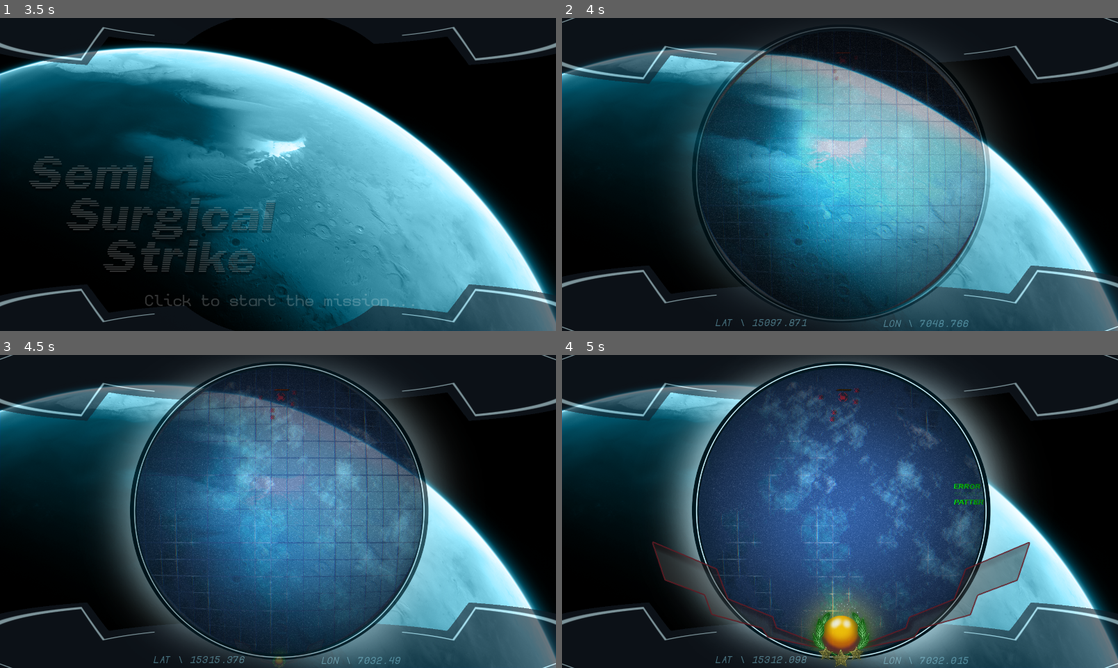
Above: before the commit, frames 1-4 (two rows, left to right).
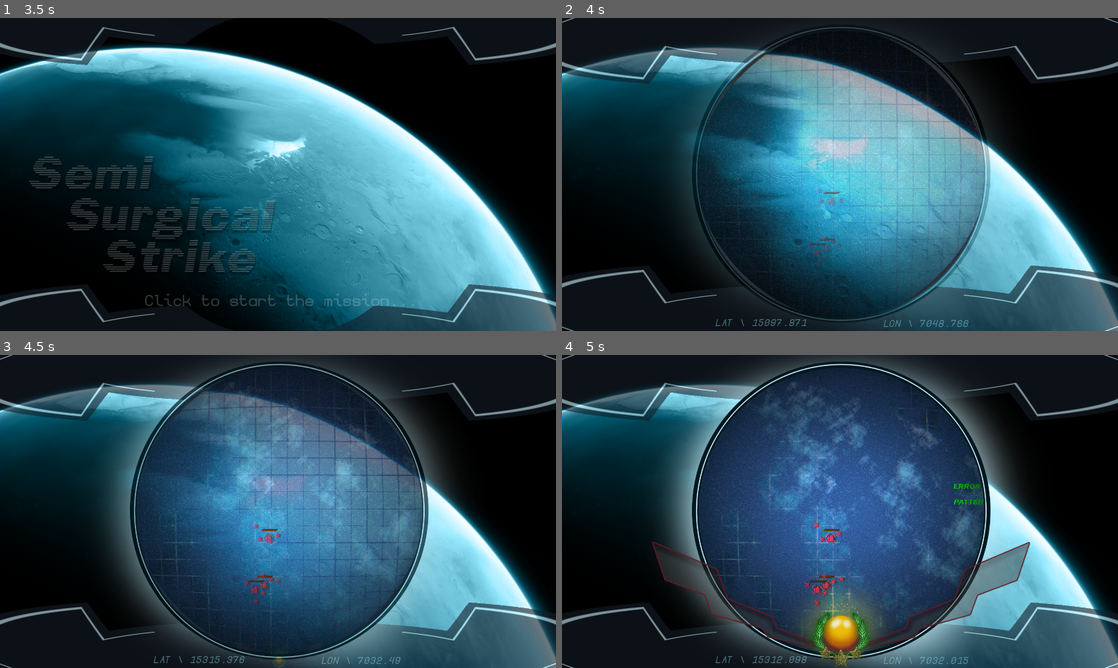
Above: after the commit, the same moments.

Repository: Rheyles/Semi-Surgical-Strike---GMTK2024
Game: Godot game, scene res://Scenes/main/main.tscn
Two runs of this game, one before a commit and one after it. Both use one fixed random seed, a clock stepped at 60 frames per second and the inputs below.
Inputs (mouse positions are in pixels of both pictures, inside the frame that each line leads up to):
- Up to frame 1 (3.5 s): move the mouse to (400, 158) at 0.52 s; click (400, 158) at 0.6 s; move the mouse to (166, 190) at 1.27 s; click (166, 190) at 1.35 s; tap Enter at 2, 2.75 s; move the mouse to (333, 105) at 2.02 s; right-click (333, 105) at 2.1 s; click (333, 105) at 2.3 s; move the mouse to (250, 237) at 2.77 s; tap Mouse wheel down (Rotate_Down) at 2.85 s; click (250, 237) at 3.05 s
- Up to frame 2 (4 s): tap Enter at 3.5 s; move the mouse to (1006, 221) at 3.52 s; tap Mouse wheel up (Rotate_Up) at 3.6 s; click (1006, 221) at 3.8 s
- Up to frame 3 (4.5 s): move the mouse to (444, 558) at 4.27 s; click (444, 558) at 4.35 s
- Up to frame 4 (5 s): no input

Frame 1 is identical in both runs. In frame 2, 0.2% of the frame differs, in the area x 44-53%, y 10-79%; in frame 3, 0.4%; in frame 4, 0.5%, in the area x 43-54%, y 10-81%.

Commit message:
Add weak bug and alien nest

Diff:
--- a/Autoloads/Data.gd
+++ b/Autoloads/Data.gd
@@ -4,7 +4,7 @@
 ## This autoload contains all the constants used along the game
 
 enum TEAMS {ALLY,ENEMY}
-enum UNIT_TYPE {BASE_CITY,BASIC_UNIT}
+enum UNIT_TYPE {BASE_CITY,BASIC_UNIT, ALIEN_NEST, WEAK_BUG}
 
 enum END_TYPE {VICTORY, DEFEAT_BASE, DEFEAT_TIMER}
 
--- a/Autoloads/Game.gd
+++ b/Autoloads/Game.gd
@@ -10,8 +10,8 @@
 
 var freedom_meter = 0
 var stress_meter = 0
-var enemy_killed_dico = {0:{"Type" : "BASE_CITY", "Nb": 0},1:{"Type" : "BASIC_UNIT","Nb" : 0}}
-var allied_killed_dico = {0:{"Type" : "BASE_CITY", "Nb": 0},1:{"Type" : "BASIC_UNIT","Nb" : 0}}
+var enemy_killed_dico = {}
+var allied_killed_dico = {}
 
 var target
 
@@ -32,7 +32,15 @@
 	current_scene = root.get_child(root.get_child_count() -1)
 	current_path = current_scene.scene_file_path
 
+
 ### LOGIC
+
+func init_frag_dicts():
+	for unit_type in DATA.UNIT_TYPE:
+		enemy_killed_dico[DATA.UNIT_TYPE[unit_type]] = {"Type": unit_type,
+														"Nb": 0}
+		allied_killed_dico[DATA.UNIT_TYPE[unit_type]] = {"Type": unit_type,
+														 "Nb": 0}
 
 func check_freedom_meter():
 	if freedom_meter >= win_treshold:
--- a/Scenes/UI/MainUI.gd
+++ b/Scenes/UI/MainUI.gd
@@ -14,6 +14,7 @@
 func _process(_delta):
 	if Input.is_action_just_pressed("Click") and state=="MainMenu" and not $AnimationPlayer.is_playing():
 		state="InGame"
+		GAME.init_frag_dicts()
 		$StartSound.play()
 		get_tree().paused = false
 		$StartSound.stream = windows_sound
--- /dev/null
+++ b/Scenes/base_city/alien_nest.tscn
@@ -0,0 +1,43 @@
+[gd_scene load_steps=4 format=3 uid="uid://caftv3gvl4tty"]
+
+[ext_resource type="PackedScene" uid="uid://ouwypy3gld76" path="res://Scenes/base_city/base_city.tscn" id="1_vv0ff"]
+[ext_resource type="Texture2D" uid="uid://dj88tfaar6u88" path="res://Ressources/Sprites/Units/nest.png" id="2_w8l6b"]
+[ext_resource type="PackedScene" uid="uid://rbd27i4uel3s" path="res://Scenes/base_unit/weak_bug.tscn" id="3_uk8x0"]
+
+[node name="AlienNest" instance=ExtResource("1_vv0ff")]
+TEAM = 1
+UNIT_TYPE = 2
+
+[node name="Shadow" parent="Art" index="0"]
+position = Vector2(0, 5.74711)
+scale = Vector2(15.3257, 15.8046)
+
+[node name="Icon" parent="Art" index="1"]
+texture = ExtResource("2_w8l6b")
+
+[node name="Contour" parent="Art" index="2"]
+position = Vector2(5.74715, 4.76837e-07)
+scale = Vector2(1, 1)
+
+[node name="Glow" parent="Art" index="3"]
+position = Vector2(-7.62939e-06, 7.62939e-06)
+scale = Vector2(1.16739, 1.03269)
+
+[node name="CollisionShape2D" parent="." index="2"]
+visible = true
+
+[node name="HealthComponent" parent="." index="4"]
+MAX_HEALTH = 25.0
+
+[node name="ProgressBar" parent="HealthComponent" index="0"]
+offset_top = -30.0
+offset_bottom = -25.0
+
+[node name="FactoryComponent" parent="." index="7"]
+target_scene = ExtResource("3_uk8x0")
+COOLDOWN = 5.0
+nb_per_wave = 3
+standalone = false
+TEAM = 0
+
+[editable path="HealthComponent"]
--- a/Scenes/base_city/base_city.gd
+++ b/Scenes/base_city/base_city.gd
@@ -28,6 +28,9 @@
 		print("Freedom : " + str(GAME.freedom_meter))
 		GAME.check_freedom_meter()
 		### ALLY SFX
+		var rng = RandomNumberGenerator.new()
+		rng.randomize()
+		sound_player.pitch_scale = rng.randf_range(0.95,1.05)
 		sound_player.stream = sound_spawn
 		sound_player.play()
 
--- a/Scenes/base_city/base_city.tscn
+++ b/Scenes/base_city/base_city.tscn
@@ -1,11 +1,11 @@
 [gd_scene load_steps=21 format=3 uid="uid://ouwypy3gld76"]
 
 [ext_resource type="Script" path="res://Scenes/base_city/base_city.gd" id="1_65fsf"]
-[ext_resource type="AudioStream" uid="uid://c5qhh0g5nqdum" path="res://Ressources/Sounds/Placeholders/minecraft-fireworks.wav" id="2_nwdb8"]
+[ext_resource type="AudioStream" uid="uid://b6muyyed5fyxs" path="res://Ressources/Sounds/base/new_base.wav" id="2_hfx3d"]
 [ext_resource type="PackedScene" uid="uid://dioy76npxq04q" path="res://Scenes/base_unit/base_unit.tscn" id="2_v1arg"]
 [ext_resource type="Texture2D" uid="uid://mmnb81msxtbp" path="res://Ressources/Sprites/Shadow.png" id="2_xej13"]
-[ext_resource type="AudioStream" uid="uid://c2tx7td6ngbr6" path="res://Ressources/Sounds/Placeholders/fuse.wav" id="3_1335b"]
 [ext_resource type="Texture2D" uid="uid://bdheytk1e3wjw" path="res://Ressources/Sprites/Units/factory.png" id="3_pxpf6"]
+[ext_resource type="AudioStream" uid="uid://cwuu6of1ow0w" path="res://Ressources/Sounds/base/Voice_base_destroyed_2.wav" id="3_q00p4"]
 [ext_resource type="PackedScene" uid="uid://bcas4k2m4wmak" path="res://Scenes/basic_components/health_component.tscn" id="3_v75ac"]
 [ext_resource type="Texture2D" uid="uid://cc6wog45c7uas" path="res://Ressources/Sprites/Units/contour.png" id="4_d3i7x"]
 [ext_resource type="PackedScene" uid="uid://4pibc52li4jo" path="res://Scenes/basic_components/attack_component.tscn" id="4_ia1o0"]
@@ -37,7 +37,7 @@
 }
 
 [sub_resource type="CircleShape2D" id="CircleShape2D_plehk"]
-radius = 15.0
+radius = 16.0
 
 [sub_resource type="CircleShape2D" id="CircleShape2D_21fqf"]
 radius = 83.0963
@@ -131,8 +131,8 @@
 [node name="BaseCity" type="StaticBody2D"]
 collision_mask = 3
 script = ExtResource("1_65fsf")
-sound_spawn = ExtResource("2_nwdb8")
-sound_destruction = ExtResource("3_1335b")
+sound_spawn = ExtResource("2_hfx3d")
+sound_destruction = ExtResource("3_q00p4")
 
 [node name="Art" type="Node2D" parent="."]
 modulate = Color(1, 1, 1, 0.901961)
@@ -198,7 +198,9 @@
 
 [node name="FactoryComponent" parent="." instance=ExtResource("6_hxf1v")]
 target_scene = ExtResource("2_v1arg")
-COOLDOWN = 3.0
+COOLDOWN = 8.0
+nb_per_wave = 2
+create_at_ready = true
 
 [node name="AnimationPlayer" type="AnimationPlayer" parent="."]
 libraries = {
--- a/Scenes/base_unit/base_unit.tscn
+++ b/Scenes/base_unit/base_unit.tscn
@@ -33,16 +33,15 @@
 }
 
 [sub_resource type="CircleShape2D" id="CircleShape2D_f387n"]
-radius = 9.0
 
 [sub_resource type="CircleShape2D" id="CircleShape2D_2mcyu"]
 radius = 190.0
 
 [sub_resource type="CircleShape2D" id="CircleShape2D_ke17h"]
-radius = 58.8558
+radius = 33.1361
 
 [sub_resource type="CircleShape2D" id="CircleShape2D_58jmq"]
-radius = 50.2494
+radius = 33.0151
 
 [sub_resource type="Animation" id="Animation_t30pn"]
 length = 0.001
@@ -116,7 +115,7 @@
 [node name="Art" type="Node2D" parent="."]
 modulate = Color(1, 1, 1, 0.901961)
 position = Vector2(-1.19209e-07, 0)
-scale = Vector2(0.047, 0.047)
+scale = Vector2(0.055, 0.055)
 
 [node name="Shadow" type="Sprite2D" parent="Art"]
 position = Vector2(-4.76837e-06, -4.76837e-06)
@@ -143,11 +142,10 @@
 visible = false
 modulate = Color(1, 1, 1, 0.901961)
 z_index = 1
-scale = Vector2(0.047, 0.047)
+scale = Vector2(0.055, 0.055)
 texture = ExtResource("6_fujnb")
 
 [node name="CollisionShape2D" type="CollisionShape2D" parent="."]
-visible = false
 shape = SubResource("CircleShape2D_f387n")
 
 [node name="NavigationAgent2D" type="NavigationAgent2D" parent="."]
@@ -173,7 +171,6 @@
 wait_time = 6.0
 
 [node name="HealthComponent" parent="." instance=ExtResource("3_jichy")]
-MAX_HEALTH = 6.0
 
 [node name="ProgressBar" parent="HealthComponent" index="0"]
 visible = false
@@ -184,6 +181,7 @@
 
 [node name="AttackComponent" parent="." instance=ExtResource("3_qg651")]
 collision_mask = 3
+DAMAGE = 3.0
 COOLDOWN = 3.0
 PROJECTILE_SCENE = ExtResource("4_8dojy")
 
--- /dev/null
+++ b/Scenes/base_unit/weak_bug.tscn
@@ -0,0 +1,30 @@
+[gd_scene load_steps=3 format=3 uid="uid://rbd27i4uel3s"]
+
+[ext_resource type="PackedScene" uid="uid://dioy76npxq04q" path="res://Scenes/base_unit/base_unit.tscn" id="1_wly4v"]
+[ext_resource type="Texture2D" uid="uid://7pgwf7t3yir1" path="res://Ressources/Sprites/Units/weak_bug.png" id="2_whao2"]
+
+[node name="WeakBug" instance=ExtResource("1_wly4v")]
+TARGET_SPEED = 40.0
+TEAM = 1
+UNIT_TYPE = 3
+
+[node name="Art" parent="." index="0"]
+scale = Vector2(0.047, 0.047)
+
+[node name="Icon" parent="Art" index="1"]
+texture = ExtResource("2_whao2")
+
+[node name="Cross" parent="." index="1"]
+scale = Vector2(0.047, 0.047)
+
+[node name="WanderingTimer" parent="." index="6"]
+wait_time = 4.0
+
+[node name="AttackComponent" parent="." index="8"]
+DAMAGE = 1.0
+COOLDOWN = 2.0
+
+[node name="CollisionShape2D" parent="AttackComponent" index="1"]
+visible = true
+
+[editable path="HealthComponent"]
--- a/Scenes/basic_components/factory_component.gd
+++ b/Scenes/basic_components/factory_component.gd
@@ -3,6 +3,7 @@
 @export var target_scene : Resource
 @export var COOLDOWN :float = 5.0
 @export var nb_per_wave : int = 1
+@export var create_at_ready : bool = false
 @export_category("StandAlone")
 @export var standalone = false
 @export var battlefield : Node
@@ -10,6 +11,7 @@
 
 @onready var cooldown_timer = $CooldownTimer
 @onready var shape_caster = $ShapeCast2D
+@onready var spawn_zone = $SpawnZone
 
 var active = true
 
@@ -22,6 +24,11 @@
 	cooldown_timer.timeout.connect(_on_CooldownTimer_timeout)
 	cooldown_timer.start(COOLDOWN)
 
+func _physics_process(_delta):
+	if create_at_ready:
+		create_at_ready = false
+		_on_CooldownTimer_timeout()
+
 ### LOGIC
 
 func create_unit():
@@ -29,14 +36,14 @@
 	new_unit.TEAM = TEAM
 	EVENTS.emit_signal("add_node_to_battlefield", new_unit)
 
+	var rng = RandomNumberGenerator.new()
+	rng.randomize()
+	var new_angle = rng.randf_range(0, 2 * PI)
 	if standalone :
 		assert(battlefield, "Battlefield Object not referenced")
 		var new_pos = Vector2.ZERO
 		while new_pos==Vector2.ZERO:
-			var rng = RandomNumberGenerator.new()
-			rng.randomize()
-			var new_angle = rng.randf_range(0, 2 * PI)
-			var new_dist = clampf(rng.randfn(battlefield.radius/3, battlefield.radius/8),10.0,battlefield.radius- 80)
+			var new_dist = clampf(rng.randfn(battlefield.radius/3, battlefield.radius/8),10.0,battlefield.radius- 100)
 			#print("new dist : ", new_dist)
 			#print("battlefield radius : ", battlefield.radius)
 			shape_caster.global_position = (Vector2.ONE * new_dist).rotated(new_angle) + battlefield.global_position
@@ -47,7 +54,8 @@
 			shape_caster.enabled = false
 		new_unit.global_position = new_pos
 	else:
-		new_unit.global_position = global_position
+		new_unit.global_position = global_position + (Vector2.ONE * spawn_zone.shape.radius).rotated(new_angle)
+
 
 func create_unit_at_position(pos : Vector2):
 	var new_unit = target_scene.instantiate()
--- a/Scenes/basic_components/factory_component.tscn
+++ b/Scenes/basic_components/factory_component.tscn
@@ -1,9 +1,12 @@
-[gd_scene load_steps=3 format=3 uid="uid://ta3blwa24sqb"]
+[gd_scene load_steps=4 format=3 uid="uid://ta3blwa24sqb"]
 
 [ext_resource type="Script" path="res://Scenes/basic_components/factory_component.gd" id="1_ys8g2"]
 
 [sub_resource type="CircleShape2D" id="CircleShape2D_l3bmt"]
 radius = 20.0
+
+[sub_resource type="CircleShape2D" id="CircleShape2D_xehua"]
+radius = 28.4
 
 [node name="FactoryComponent" type="Node2D"]
 script = ExtResource("1_ys8g2")
@@ -11,7 +14,10 @@
 [node name="CooldownTimer" type="Timer" parent="."]
 
 [node name="ShapeCast2D" type="ShapeCast2D" parent="."]
-visible = false
 enabled = false
 shape = SubResource("CircleShape2D_l3bmt")
 target_position = Vector2(0, 0)
+
+[node name="SpawnZone" type="CollisionShape2D" parent="."]
+shape = SubResource("CircleShape2D_xehua")
+disabled = true
--- a/Scenes/main/main.tscn
+++ b/Scenes/main/main.tscn
@@ -7,12 +7,12 @@
 [ext_resource type="Shader" path="res://Scenes/battlefield/map_shader.gdshader" id="5_bqpke"]
 [ext_resource type="Texture2D" uid="uid://dheb2avfqvxhq" path="res://Ressources/Sprites/Battleground/grille.png" id="6_c6boa"]
 [ext_resource type="Texture2D" uid="uid://cusg415dvvmt2" path="res://Ressources/Sprites/light.png" id="7_jhsvy"]
-[ext_resource type="PackedScene" uid="uid://dioy76npxq04q" path="res://Scenes/base_unit/base_unit.tscn" id="8_q3y24"]
 [ext_resource type="AudioStream" uid="uid://b8sc1yyb4ycr1" path="res://Ressources/Sounds/Bip_timer.wav" id="8_s5vkf"]
 [ext_resource type="PackedScene" uid="uid://ouwypy3gld76" path="res://Scenes/base_city/base_city.tscn" id="9_dme8d"]
 [ext_resource type="PackedScene" uid="uid://ta3blwa24sqb" path="res://Scenes/basic_components/factory_component.tscn" id="10_ncx7e"]
 [ext_resource type="PackedScene" uid="uid://puw8u16e2oqa" path="res://Scenes/Canon/canon.tscn" id="11_f8tyy"]
 [ext_resource type="Script" path="res://Scenes/UI/MainUI.gd" id="12_aiuk3"]
+[ext_resource type="PackedScene" uid="uid://caftv3gvl4tty" path="res://Scenes/base_city/alien_nest.tscn" id="12_rcndg"]
 [ext_resource type="AudioStream" uid="uid://bo2nhvm1fpr4x" path="res://Ressources/Musics/Microsoft Windows XP Startup Sound.mp3" id="13_w2ywu"]
 [ext_resource type="Shader" path="res://Scenes/battlefield/distortion.gdshader" id="14_3i60f"]
 [ext_resource type="AudioStream" uid="uid://ctecf1frla0oo" path="res://Ressources/Sounds/intro_noise.mp3" id="14_jnpvx"]
@@ -1565,45 +1565,24 @@
 
 [node name="TimerBip" type="AudioStreamPlayer" parent="Map/Battlefield"]
 stream = ExtResource("8_s5vkf")
+volume_db = 10.0
 max_polyphony = 10
 bus = &"Sounds"
 
 [node name="Units" type="Node2D" parent="Map"]
 
-[node name="BaseUnit5" parent="Map/Units" instance=ExtResource("8_q3y24")]
-position = Vector2(959, 200)
-TEAM = 1
-
-[node name="BaseUnit6" parent="Map/Units" instance=ExtResource("8_q3y24")]
-position = Vector2(941, 174)
-TEAM = 1
-
-[node name="BaseUnit7" parent="Map/Units" instance=ExtResource("8_q3y24")]
-position = Vector2(921, 152)
-TEAM = 1
-
-[node name="BaseUnit2" parent="Map/Units" instance=ExtResource("8_q3y24")]
-position = Vector2(1016, 150)
-TEAM = 1
-
-[node name="BaseUnit" parent="Map/Units" instance=ExtResource("8_q3y24")]
-position = Vector2(1001, 187)
-TEAM = 1
-
-[node name="BaseCity2" parent="Map/Units" instance=ExtResource("9_dme8d")]
-position = Vector2(972, 145)
-TEAM = 1
-
 [node name="FactoryComponentEnemy" parent="Map/Units" node_paths=PackedStringArray("battlefield") instance=ExtResource("10_ncx7e")]
-target_scene = ExtResource("9_dme8d")
+target_scene = ExtResource("12_rcndg")
+COOLDOWN = 6.0
 nb_per_wave = 3
+create_at_ready = true
 standalone = true
 battlefield = NodePath("../../Battlefield")
 TEAM = 1
 
 [node name="FactoryComponent2Ally" parent="Map/Units" node_paths=PackedStringArray("battlefield") instance=ExtResource("10_ncx7e")]
 target_scene = ExtResource("9_dme8d")
-COOLDOWN = 20.0
+COOLDOWN = 12.0
 standalone = true
 battlefield = NodePath("../../Battlefield")
 
@@ -1613,6 +1592,7 @@
 map_disto = NodePath("../../UI/Control/MapDistortion")
 laserLight = NodePath("../../UI/Control/WinJauge/LaserLight")
 next_pattern_visual = NodePath("../../UI/Control/NextStrike/next_pattern_visual")
+metadata/_edit_lock_ = true
 
 [node name="UI" type="CanvasLayer" parent="."]
 process_mode = 3
@@ -1628,6 +1608,7 @@
 main_theme = ExtResource("34_se7s8")
 intro_theme = ExtResource("14_jnpvx")
 windows_sound = ExtResource("13_w2ywu")
+metadata/_edit_lock_ = true
 
 [node name="AnimationPlayer" type="AnimationPlayer" parent="UI/Control"]
 libraries = {
@@ -1644,7 +1625,6 @@
 bus = &"Music"
 
 [node name="MapDistortion" type="ColorRect" parent="UI/Control"]
-visible = false
 material = SubResource("ShaderMaterial_6dn6t")
 layout_mode = 1
 anchors_preset = 15
@@ -1656,12 +1636,14 @@
 offset_bottom = -3.0
 grow_horizontal = 2
 grow_vertical = 2
+metadata/_edit_lock_ = true
 
 [node name="PlanetBackGround" type="TextureRect" parent="UI/Control"]
 layout_mode = 0
 offset_right = 1920.0
 offset_bottom = 1080.0
 texture = ExtResource("15_ee22k")
+metadata/_edit_lock_ = true
 
 [node name="BorderTop" type="TextureRect" parent="UI/Control"]
 modulate = Color(1, 1, 1, 0.619608)
@@ -1674,6 +1656,7 @@
 expand_mode = 2
 stretch_mode = 2
 flip_v = true
+metadata/_edit_lock_ = true
 
 [node name="BorderBottom" type="TextureRect" parent="UI/Control"]
 modulate = Color(1, 1, 1, 0.619608)
@@ -1686,6 +1669,7 @@
 texture = ExtResource("17_bh2pb")
 expand_mode = 2
 stretch_mode = 2
+metadata/_edit_lock_ = true
 
 [node name="CanonCoord" type="Control" parent="UI/Control/BorderBottom" node_paths=PackedStringArray("canon")]
 modulate = Color(1, 1, 1, 0.694118)
@@ -1741,11 +1725,11 @@
 vertical_alignment = 1
 
 [node name="MapBorder" type="TextureRect" parent="UI/Control"]
-visible = false
 layout_mode = 0
 offset_right = 1920.0
 offset_bottom = 1080.0
 texture = ExtResource("20_rvpqn")
+metadata/_edit_lock_ = true
 
 [node name="NextStrike" type="TextureRect" parent="UI/Control"]
 modulate = Color(1, 1, 1, 0.694118)
@@ -2158,16 +2142,17 @@
 }
 
 [node name="Title" type="Label" parent="UI/Control"]
+modulate = Color(1, 1, 1, 0)
 layout_mode = 1
 anchors_preset = 8
 anchor_left = 0.5
 anchor_top = 0.5
 anchor_right = 0.5
 anchor_bottom = 0.5
-offset_left = 6811.0
-offset_top = 4239.0
-offset_right = 7665.0
-offset_bottom = 4725.0
+offset_left = 2971.0
+offset_top = 2079.0
+offset_right = 3825.0
+offset_bottom = 2565.0
 grow_horizontal = 2
 grow_vertical = 2
 theme_override_colors/font_shadow_color = Color(0, 0, 0, 1)
@@ -2212,6 +2197,7 @@
 grow_horizontal = 2
 grow_vertical = 2
 script = ExtResource("36_oc3f0")
+metadata/_edit_lock_ = true
 
 [node name="ComboTimer" type="Timer" parent="UI/Control/ComboCounter"]
 
@@ -2277,6 +2263,7 @@
 }
 
 [node name="BlackScreen" type="ColorRect" parent="UI/Control"]
+modulate = Color(1, 1, 1, 0)
 layout_mode = 1
 anchors_preset = 15
 anchor_right = 1.0
--- a/Scenes/menu/end_menu.tscn
+++ b/Scenes/menu/end_menu.tscn
@@ -6,7 +6,9 @@
 [ext_resource type="Texture2D" uid="uid://bqs04rc5eqhki" path="res://Ressources/Sprites/Battleground/battleground.png" id="2_y2341"]
 [ext_resource type="Texture2D" uid="uid://8k2dqrh2tglq" path="res://Ressources/Sprites/Battleground/background.png" id="3_pmdhm"]
 [ext_resource type="Texture2D" uid="uid://t0hwt6wo2dit" path="res://Ressources/Sprites/Units/robot.png" id="3_xecr6"]
+[ext_resource type="Texture2D" uid="uid://dj88tfaar6u88" path="res://Ressources/Sprites/Units/nest.png" id="4_clkdi"]
 [ext_resource type="FontFile" uid="uid://bxno7c1h1ee5j" path="res://Ressources/Fonts/Linebeam.ttf" id="4_si5b4"]
+[ext_resource type="Texture2D" uid="uid://7pgwf7t3yir1" path="res://Ressources/Sprites/Units/weak_bug.png" id="5_m6ca3"]
 [ext_resource type="FontFile" uid="uid://dn3uk4r35blam" path="res://Ressources/Fonts/BorgenBold.ttf" id="5_ob026"]
 [ext_resource type="Texture2D" uid="uid://byo108b83wae" path="res://Ressources/Sprites/Battleground/window.png" id="6_itldd"]
 [ext_resource type="PackedScene" uid="uid://j2m8w3fy6432" path="res://Scenes/menu/dead_unit/dead_unit.tscn" id="8_dbase"]
@@ -315,7 +317,7 @@
 
 [node name="EndMenu" type="Node2D"]
 script = ExtResource("1_8rfb0")
-UNIT_TEXTURES = Array[Resource]([ExtResource("2_2v0of"), ExtResource("3_xecr6")])
+UNIT_TEXTURES = Array[Resource]([ExtResource("2_2v0of"), ExtResource("3_xecr6"), ExtResource("4_clkdi"), ExtResource("5_m6ca3")])
 dead_unit_scene = ExtResource("8_dbase")
 
 [node name="PopTimer" type="Timer" parent="."]
Not shown, added: Ressources/Sounds/base/Voice_base_destroyed_2.wav.import
Not shown, added: Ressources/Sounds/base/new_base.wav.import
Binary file added: Ressources/Sprites/Units/nest.png
Not shown, added: Ressources/Sprites/Units/nest.png.import
Binary file added: Ressources/Sprites/Units/weak_bug.png
Not shown, added: Ressources/Sprites/Units/weak_bug.png.import
Not shown: 1 places in Scenes/menu/end_menu.tscn that only renumber resources
Not shown, added: Ressources/Sounds/base/Voice_base_destroyed_2.wav
Not shown, added: Ressources/Sounds/base/new_base.wav
Not shown, changed: Ressources/Sprites/Units/units.kra
Not shown, changed: Ressources/Sprites/Units/units.kra~
